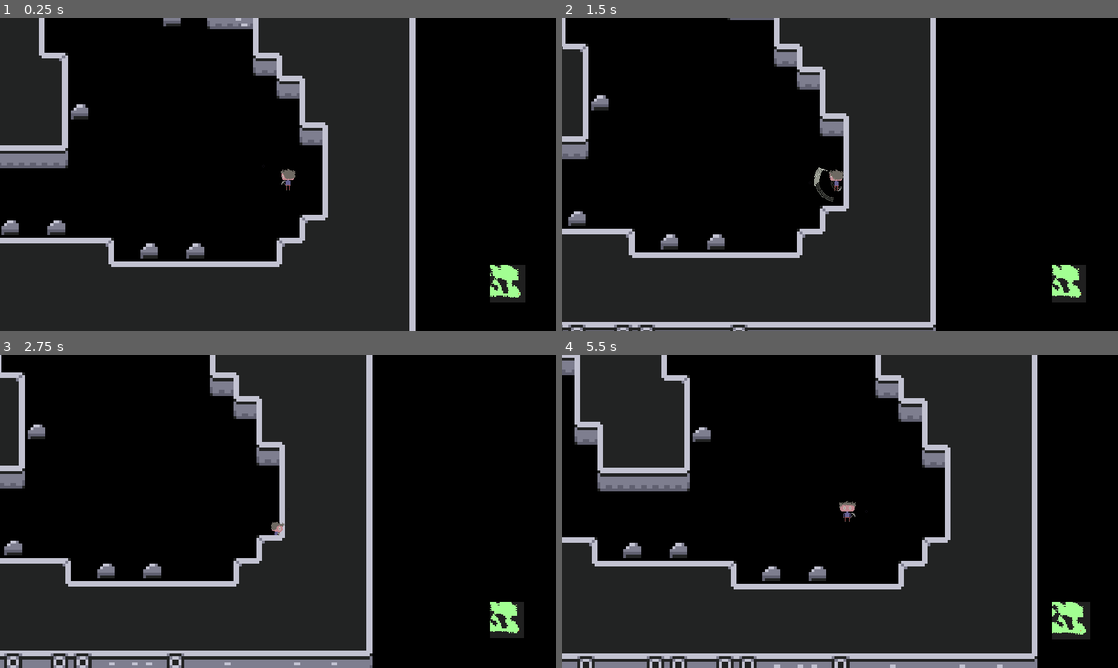
Above: before the commit, frames 1-4 (two rows, left to right).
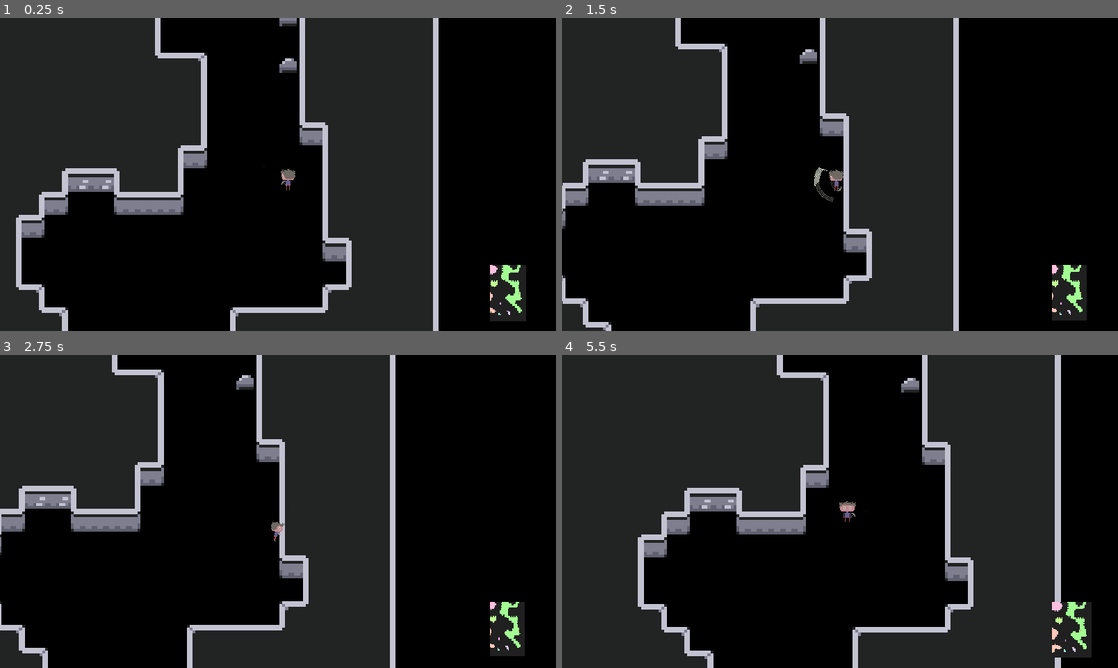
Above: after the commit, the same moments.

Repository: FrankJRix/minorman-game
Game: Godot game, scene res://classes/procedural_generation/ProceduralGeneration.tscn
Same seed, same stepped clock (60 frames per second), same inputs: the game is played once before the commit and once after it. This scene is started directly instead of the project's main scene.
Inputs (mouse positions are in pixels of both pictures, inside the frame that each line leads up to):
- Up to frame 1 (0.25 s): no input
- Up to frame 2 (1.5 s): tap Enter (test_fullscreen) at 0.5 s; move the mouse to (962, 158) at 0.52 s; hold D (move_east) 0.53-1.28 s; tap E (interact) at 0.6 s; tap Space (jump) at 0.77 s; move the mouse to (728, 190) at 1.27 s; hold S (move_south) from 1.28 s (still down); click (728, 190) at 1.35 s
- Up to frame 3 (2.75 s): tap Space (jump) at 1.52 s; tap E (interact) at 1.55, 2.1 s; move the mouse to (333, 442) at 2.02 s; release S (move_south) at 2.03 s; hold D (move_east) from 2.03 s (still down)
- Up to frame 4 (5.5 s): move the mouse to (812, 574) at 2.77 s; release D (move_east) at 2.78 s; hold W (move_north) 2.78-3.53 s; tap Shift (sprint) at 2.85 s; tap Space (jump) at 3.02, 3.77, 4.52 s; tap E (interact) at 3.05, 3.6, 4.55, 5.1 s; move the mouse to (1006, 558) at 3.52 s; hold A (move_west) 3.53-5.03 s; move the mouse to (673, 464) at 4.27 s; click (673, 464) at 4.35 s; move the mouse to (867, 511) at 5.02 s; hold S (move_south) from 5.03 s (still down)

The runs differ from the first frame. In frame 1, 40% of the frame differs, in the area x 0-95%, y 0-100%; in frame 2, 37%; in frame 3, 38%; in frame 4, 46%, in the area x 0-96%, y 0-100%.
Error in both runs: Invalid get index 'jump' (on base: 'Dictionary'). (res://characters/player/norman_state_machine.gd:16)

Commit message:
Migrazione alla classe custom finita. Adesso polishare.

Diff:
--- a/00_MinorMan/classes/procedural_generation/Minimap.gd
+++ b/00_MinorMan/classes/procedural_generation/Minimap.gd
@@ -9,12 +9,12 @@
 
 func update_minimap(map):
 
-	for i in map.size():
-		for j in map[i].size():
-			if map[i][j]["state"] == ROCK:
-				set_cell(i, j, 0)
+	for i in map.get_size().x:
+		for j in map.get_size().y:
+			if map.is_state_rock(i, j):
+				set_cell( i, j, 0)
 			else:
-				set_cell(i, j, map[i][j]["tunnel_id"] % 9 + 1)
+				set_cell(i, j, map.get_tunnel_id(i, j) % 9 + 1)
 
 
 func update_player_marker(player_position):
--- a/00_MinorMan/classes/procedural_generation/Objects/MapGrid.gd
+++ b/00_MinorMan/classes/procedural_generation/Objects/MapGrid.gd
@@ -20,7 +20,10 @@
 var map:= []
 
 # Whole map functions
+# Svuota la mappa, poi la costruisce con w*h celle vuote.
 func initialize_empty(width: int, height: int):
+
+	self.flush()
 
 	for i in width:
 
@@ -31,14 +34,35 @@
 			map[i].append({})
 			set_empty_cell(i, j)
 
-func duplicate():
-	return map.duplicate(true)
+# Randomizes map content and builds wall
+func randomize_map(ratio: float):
+	randomize()
 
+	for i in self.get_size().x:
+		for j in self.get_size().y:
+			self.set_rock_state(i, j, ( randf() > ratio ) or is_on_boundary(i, j))
+
+# True se la cella è sul bordo
+func is_on_boundary(i, j):
+	return i <= 1 or i >= self.get_size().x - 2 or j <= 1 or j >= self.get_size().y - 2
+
+# Outputta una copia esatta della mappa
+func get_duplicate():
+	var copy = get_script().new()
+	copy.map = map.duplicate(true)
+	return copy
+
+# Outputta un Vector2 contenente le dimensioni della mappa
 func get_size():
 	var width = map.size()
 	var height = map[0].size()
 
 	return Vector2(width, height)
+
+# Resetta completamente la mappa
+func flush():
+	map = []
+
 
 # Individual cell functions
 func set_empty_cell(x: int, y: int):
@@ -50,17 +74,17 @@
 	map[x][y]["cost_of_movement"] = 1
 	map[x][y]["spawn_placeholder_id"] = 0
 
-func get_map_cell(x, y):
+func get_map_cell(x: int, y: int):
 	return map[x][y].duplicate(true)
 
 # Coordinates functions
-func set_coordinates(x, y):
+func set_coordinates(x: int, y: int):
 	map[x][y]["coordinates"] = Vector2(x, y)
 
 func set_coordinatesv(v: Vector2):
 	map[v.x][v.y]["coordinates"] = v
 
-func get_coordinates(x, y):
+func get_coordinates(x: int, y: int):
 	return map[x][y]["coordinates"]
 
 func get_coordinatesv(v: Vector2):
@@ -71,7 +95,7 @@
 func set_rock_state(x: int, y: int, value: bool):
 	map[x][y]["rock"] = value
 
-func get_rock_state(x: int, y: int):
+func is_state_rock(x: int, y: int):
 	return map[x][y]["rock"]
 
 
@@ -109,7 +133,7 @@
 
 # Movement cost functions
 func set_cost(x: int, y: int, value: int):
-	map[x][y]["cost_of_movement"] = value
+	map[x][y]["cost_of_movement"] = clamp(value, MIN_MOVEMENT_COST, MAX_MOVEMENT_COST)
 
 func get_cost(x: int, y: int):
 	return map[x][y]["cost_of_movement"]
--- a/00_MinorMan/classes/procedural_generation/ProceduralGeneration.gd
+++ b/00_MinorMan/classes/procedural_generation/ProceduralGeneration.gd
@@ -8,6 +8,7 @@
 
 func evaluate_level():
 	if botched:
+		print("BotchedGen==========================================================================================================================================================")
 		CAVE_HEIGHT += 5
 		CAVE_WIDTH += 5
 		setup_level()
--- a/00_MinorMan/classes/procedural_generation/Walls.gd
+++ b/00_MinorMan/classes/procedural_generation/Walls.gd
@@ -3,12 +3,12 @@
 var current_map
 
 func build_map(map, width, height):
-	current_map = map.duplicate(true)
+	current_map = map.get_duplicate()
 	write_minimap()
 
 	for i in width:
 		for j in height:
-			set_cell(i, j, map[i][j]["state"] - 1)
+			set_cell(i, j, int( map.is_state_rock(i, j) ) - 1)
 
 	update_bitmask_region()
 
--- a/00_MinorMan/classes/procedural_generation/cave_generator.gd
+++ b/00_MinorMan/classes/procedural_generation/cave_generator.gd
@@ -2,24 +2,27 @@
 
 class_name CaveGenerator
 
+# Best thus far:
+#const INITIAL_RATIO = 0.6               FREE_SPACE if randf() < INITIAL_RATIO else ROCK
+#const NEIGHBOURHOOD_TRESHOLD = 4
+#const NUMBER_OF_STEPS = 5
+
 const INITIAL_RATIO = 0.6
 const NEIGHBOURHOOD_TRESHOLD = 4
-const NUMBER_OF_STEPS = 5
+const NUMBER_OF_STEPS = 6
 
 const MINIMUM_CAVE_AREA = 750
 
 const ROCK = 1
 const FREE_SPACE = 0
+enum SPAWN_ID {PLAYER, ENEMY, LOOT}
 
+export var CAVE_WIDTH = 54
+export var CAVE_HEIGHT = 54
 
-export var CAVE_WIDTH = 52
-export var CAVE_HEIGHT = 52
+var map := MapGrid.new()
 
-var map := []
-# This holds a 2D array of dictionaries of the following structure:
-# cell = { "state": rock or not, "tunnel_id": which tunnel the cell belongs to, "weight": weight of the tile for a* }
-
-var previous_map := []
+var previous_map: MapGrid
 
 var tunnels = {} # list of tunnels and related data
 # { "(id)": { "start": Vector2 coordinate, "area": numero di caselle } }
@@ -31,9 +34,10 @@
 
 var botched = false
 
-func initialize_map():
+
+func flush_old_data():
 	botched = false
-	map = []
+
 	tunnels = {}
 
 	largest_tunnel = {
@@ -41,19 +45,13 @@
 	"area": 0
 	}
 
-	for i in CAVE_WIDTH:
-		map.append([])
-		for j in CAVE_HEIGHT:
-			map[i].append({
-				"state": FREE_SPACE if randf() < INITIAL_RATIO else ROCK,
-				"tunnel_id": 0
-			})
-			if is_on_boundary(i, j):
-				map[i][j]["state"] = ROCK
+
+func initialize_empty_map():
+	map.initialize_empty(CAVE_WIDTH, CAVE_HEIGHT)
 
 
 func cellular_automaton_step():
-	previous_map = map.duplicate(true)
+	previous_map = map.get_duplicate()
 
 	for i in (CAVE_WIDTH - 4):
 		for j in (CAVE_HEIGHT - 4):
@@ -61,10 +59,7 @@
 
 
 func evolve(i, j):
-	if count_neighbourhood(i, j) >= NEIGHBOURHOOD_TRESHOLD:
-		map[i][j]["state"] = ROCK
-	else:
-		map[i][j]["state"] = FREE_SPACE
+	map.set_rock_state(i, j, count_neighbourhood(i, j) >= NEIGHBOURHOOD_TRESHOLD)
 
 
 func evaluate_map():
@@ -79,14 +74,14 @@
 	print("Total area: " + str(cave_area))
 
 
-func count_neighbourhood(i, j):
+func count_neighbourhood(i, j):                                 # togliere l'if?
 	var count := 0
 
-	if not is_on_boundary(i, j):
-		for x in [i - 1, i, i + 1]:
-			for y in [j - 1, j, j + 1]:
-				count += previous_map[x][y]["state"]
-		count -= previous_map[i][j]["state"]
+	for x in [i - 1, i, i + 1]:
+		for y in [j - 1, j, j + 1]:
+			count += int( previous_map.is_state_rock(x, y) )
+
+	count -= int( previous_map.is_state_rock(i, j) )
 
 	return count
 
@@ -94,17 +89,12 @@
 func count_neighbourhood_at_present(i, j):
 	var count := 0
 
-	if not is_on_boundary(i, j):
-		for x in [i - 1, i, i + 1]:
-			for y in [j - 1, j, j + 1]:
-				count += map[x][y]["state"]
-		count -= map[i][j]["state"]
+	for x in [i - 1, i, i + 1]:
+		for y in [j - 1, j, j + 1]:
+			count += int( map.is_state_rock(x, y) )
+	count -= int( map.is_state_rock(i, j) )
 
 	return count
-
-
-func is_on_boundary(i, j):
-	return i <= 1 or i >= CAVE_WIDTH - 2 or j <= 1 or j >= CAVE_HEIGHT - 2
 
 
 func identify_tunnels():
@@ -112,7 +102,7 @@
 
 	for i in CAVE_WIDTH:
 		for j in CAVE_HEIGHT:
-			if map[i][j]["state"] == FREE_SPACE and map[i][j]["tunnel_id"] == 0:
+			if not map.is_state_rock(i, j) and map.get_tunnel_id(i, j) == 0:
 				id += 1
 				mark_tunnel(i, j, id)
 
@@ -122,7 +112,7 @@
 
 
 func mark_tunnel(i, j, id):
-	map[i][j]["tunnel_id"] = id
+	map.set_tunnel_id(i, j, id)
 	tunnels[str(id)] = {}
 
 	var start = Vector2(i, j)
@@ -141,7 +131,7 @@
 		for next in get_frontier_neighbors(current):
 			if is_visitable(next) and is_not_visited(next):
 				frontier.push_front(next)
-				set_tile_id(next, id)
+				map.set_tunnel_id(next.x, next.y, id)
 				tunnel_data["area"] += 1
 
 	if tunnel_data["area"] > largest_tunnel["area"]:
@@ -160,15 +150,11 @@
 
 
 func is_visitable(pos):
-	return map[pos.x][pos.y]["state"] == FREE_SPACE
+	return not map.is_state_rock(pos.x, pos.y)
 
 
 func is_not_visited(pos):
-	return map[pos.x][pos.y]["tunnel_id"] == 0
-
-
-func set_tile_id(tile_pos, id):
-	map[tile_pos.x][tile_pos.y]["tunnel_id"] = id
+	return map.get_tunnel_id(pos.x, pos.y) == 0
 
 
 func fetch_spawn_point():
@@ -176,7 +162,7 @@
 
 	for i in CAVE_WIDTH:
 		for j in CAVE_HEIGHT:
-			if map[i][j]["tunnel_id"] == largest_tunnel["id"] and count_neighbourhood_at_present(i, j) == 0:
+			if map.get_tunnel_id(i, j) == largest_tunnel["id"] and count_neighbourhood_at_present(i, j) == 0:
 				ideal_spawn = Vector2(i, j)
 				break
 
@@ -189,7 +175,9 @@
 
 func setup_map():
 	randomize()
-	initialize_map()
+	flush_old_data()
+	initialize_empty_map()
+	map.randomize_map(INITIAL_RATIO)
 	for i in NUMBER_OF_STEPS:
 		cellular_automaton_step()
 	identify_tunnels()
--- a/00_MinorMan/codetest.gd
+++ b/00_MinorMan/codetest.gd
@@ -3,10 +3,15 @@
 func _ready():
 	var map
 	var i = 100
+	map = MapGrid.new()
+
+	var othermap
 
 	while true:
 		yield(get_tree().create_timer(2.0), "timeout")
 		i += 1
-		map = MapGrid.new()
+
+
 		map.initialize_empty(i, i)
-		print(map.get_size())
+		othermap = map.get_duplicate()
+		print(othermap.get_size())
